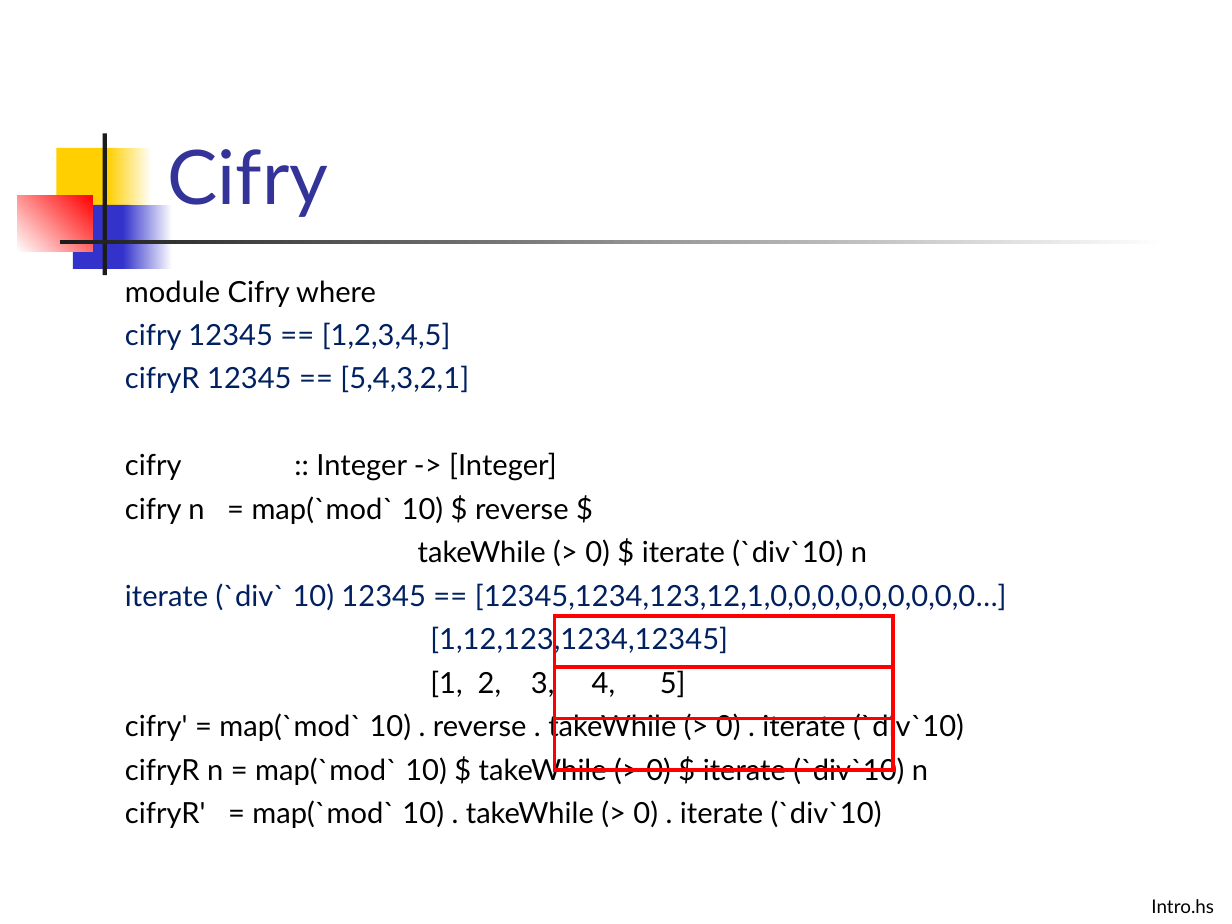
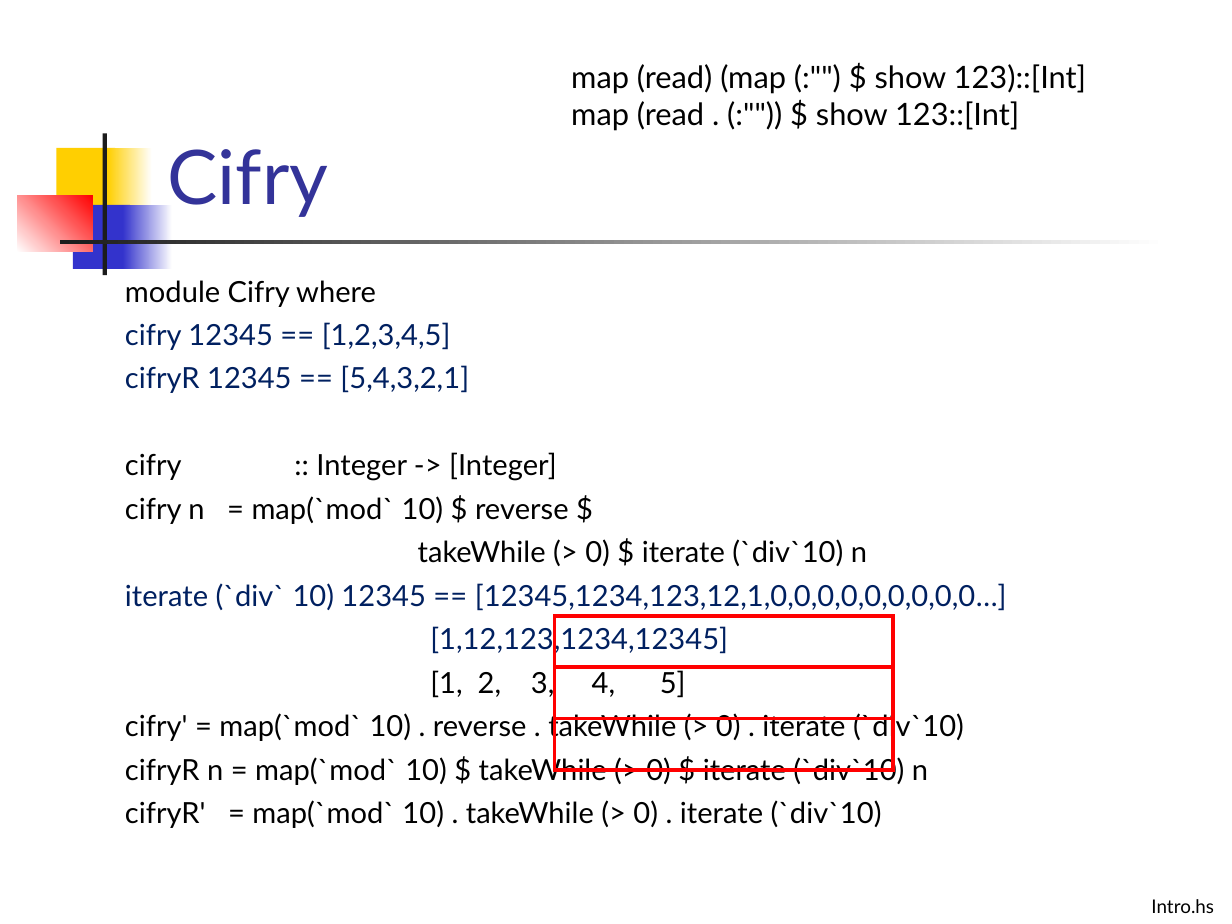
Before and after one commit to Funkcionalne/Prednasky, a slide deck: slide 16 of 04/04_fpro.ppt. Drawn at 1232x924 pixels with LibreOffice and Linux fonts; fonts in the diff are those of the drawing. Boxes give left, top, right and bottom in pixels: in the first picture for what was removed or moved away, otherwise in the second. Text is boxed around its words. In the diff, an @@ line names an element or a change of style, - is before the commit and + after.

```diff
--- a/04/04_fpro.ppt
+++ b/04/04_fpro.ppt
@@ text added at (x1=571, y1=64, x2=1086, y2=131), 18 pt, text #000000 @@
+map (read) (map (:"") $ show 123)::[Int]
+map (read . (:"")) $ show 123::[Int]
```
Also in this commit, not shown: 2 other slides changed, 11 other files.
